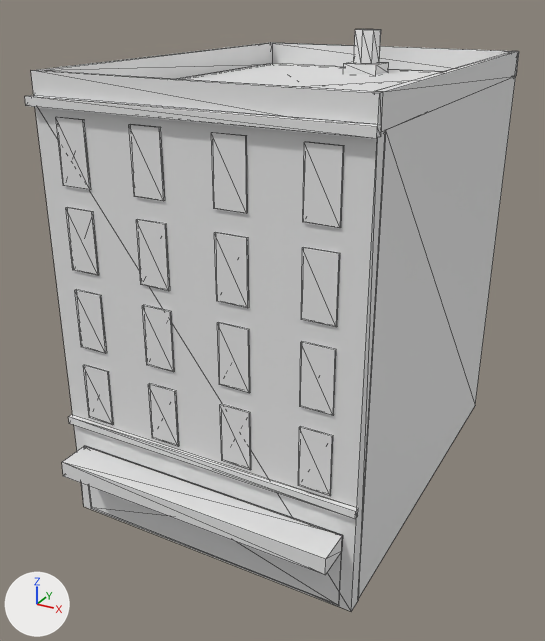
What one commit did to the glTF model modelos/ciudad/edificios/clas_12_a_lejos.glb.
Before and after are seen from a camera (50 mm lens) standing at (13.2, -18.7, 19.6) and looking at (-0.5, 6.2, 7.2). Every picture has the same lights, and +X, +Y and +Z are marked at lower left. The older version comes first. Mesh edges are drawn as thin lines. Vertices at exactly the same position are counted once.

Objects in the first picture: 'clas_12_a_lejos'.
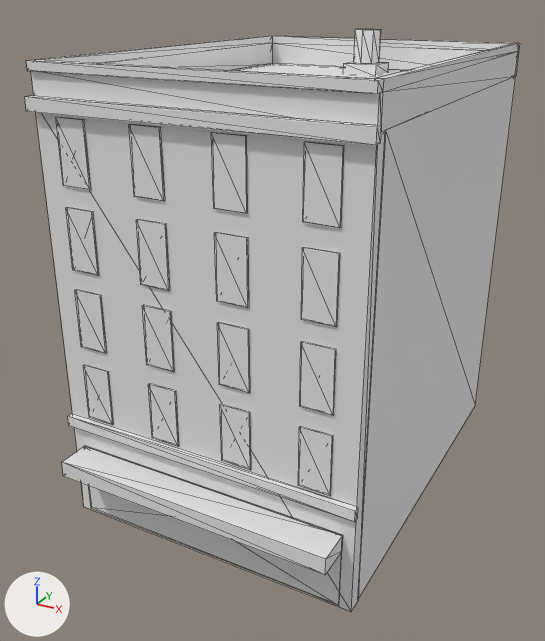
What differs and where, as boxes [x1, y1, x2, y2] in the pictures (545 x 641 px):
'clas_12_a_lejos', reshaped: before [25, 29, 519, 612]; after [25, 29, 520, 612]
part 1 of me_clas_12_a_lejos, built on: before [25, 97, 382, 519]; after [25, 36, 520, 522]

The change, as a list of edits to the scene's bpy script:
```text
Change me_clas_12_a_lejos:
    used by ob_clas_12_a_lejos; location = (0.0, 0.0, 0.0)
    remove me_clas_12_a_lejos.from_pydata(...)  # 228 vertices, 364 faces; spans x -6.1..6.1, y -1.3..16.0, z 0.0..18.0
    add me_clas_12_a_lejos.from_pydata(...)  # 242 vertices, 412 faces; spans x -6.1..6.1, y -1.3..16.0, z 0.0..18.0
    me_clas_12_a_lejos part 1
    4 vertices in x -6.0..6.0, y -0.2..0.0, z 4.1 move by (0.0, 0.0, -0.1)
    4 vertices in x -6.1..6.1, y -0.3..0.0, z 16.1 move by (0.0, 0.0, -0.2)
    14 vertices are added at x -6.0..6.0, y -0.1..16.0, z 17.2..17.5
    48 new faces join them
```
